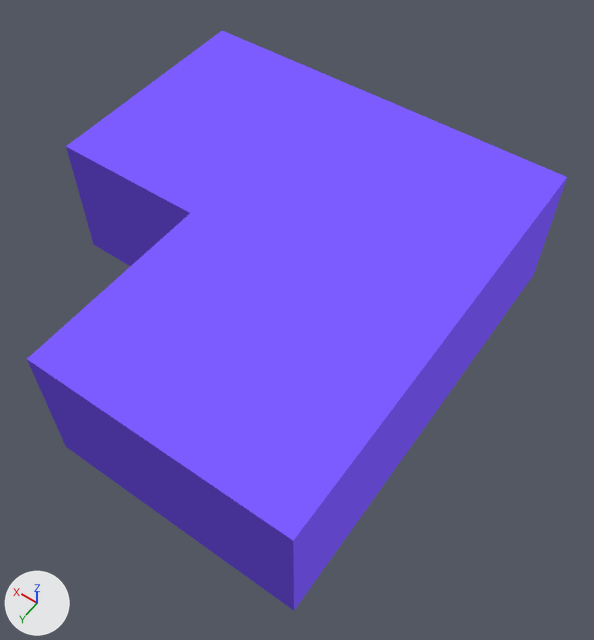
Two versions of the glTF model data/tileset/b03.glb, one commit apart.
One viewpoint serves both versions: a 50 mm camera at (-0.5, 270.0, 128.8) aimed at (53.6, 194.2, 9.7). The axes (+X, +Y, +Z) are drawn at lower left. The lights are the same throughout. The picture after the commit comes second. Vertices at exactly the same position are counted once.

In view in the first picture: 'shell'.
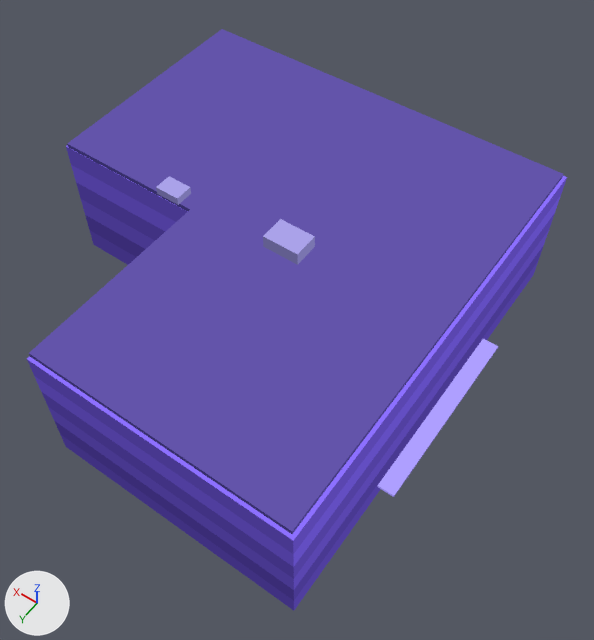
The edits, one by one:
me_mesh_0 is used by ob_shell; location (0.0, 0.0, 0.0).
me_mesh_0 had 12 vertices, 16 faces and spanned x 25.0..105.0, y 150.0..235.0, z 0.2..27.0.
me_mesh_0 now has 78 vertices, 122 faces and spans x 21.8..105.0, y 150.0..235.0, z 0.2..30.4.
me_mesh_0 part 1: the loose piece of 12 vertices spanning x 25.0..105.0, y 150.0..235.0, z 0.2..27.0 is copied, and the copy is scaled about its middle by (0.985, 0.985, 0.0354), then moved by (0.0, 0.0, 13.8); it spans x 25.7..104.5, y 150.7..234.4, z 27.0..27.9.
Part 2, on me_mesh_0:
12 faces are deleted.
24 vertices are added at x 21.8..81.9, y 173.8..211.2, z 3.6..30.4.
6 new vertices lie (0.0, 0.0, 4.5) away from vertices in x 25.0..105.0, y 150.0..235.0, z 0.2.
6 new vertices lie (0.0, 0.0, 4.4) away from vertices in x 25.0..105.0, y 150.0..235.0, z 4.7.
6 new vertices lie (0.0, 0.0, 4.5) away from vertices in x 25.0..105.0, y 150.0..235.0, z 9.1.
6 new vertices lie (0.0, 0.0, 4.5) away from vertices in x 25.0..105.0, y 150.0..235.0, z 13.6.
6 new vertices lie (0.0, 0.0, 4.4) away from vertices in x 25.0..105.0, y 150.0..235.0, z 18.1.
102 new faces join them.
me_mesh_0 part 3: 4 kept faces spanning x 25.0..105.0, y 150.0..235.0, z 27.0 get new vertex colours; the middle colour goes from blue #7d5cff to blue #8d70ff.

Where the change shows, as pixel boxes (x1, y1, x2, y2) in the pictures (594 x 640 px):
'shell', reshaped: before (27, 31, 567, 610); after (27, 29, 567, 610)
part 1 of me_mesh_0, added (blue): after (29, 29, 563, 534)
part 2 of me_mesh_0, built on: (27, 147, 567, 610) in both
part 3 of me_mesh_0, recoloured: before (27, 31, 567, 541); after (27, 145, 567, 541)
